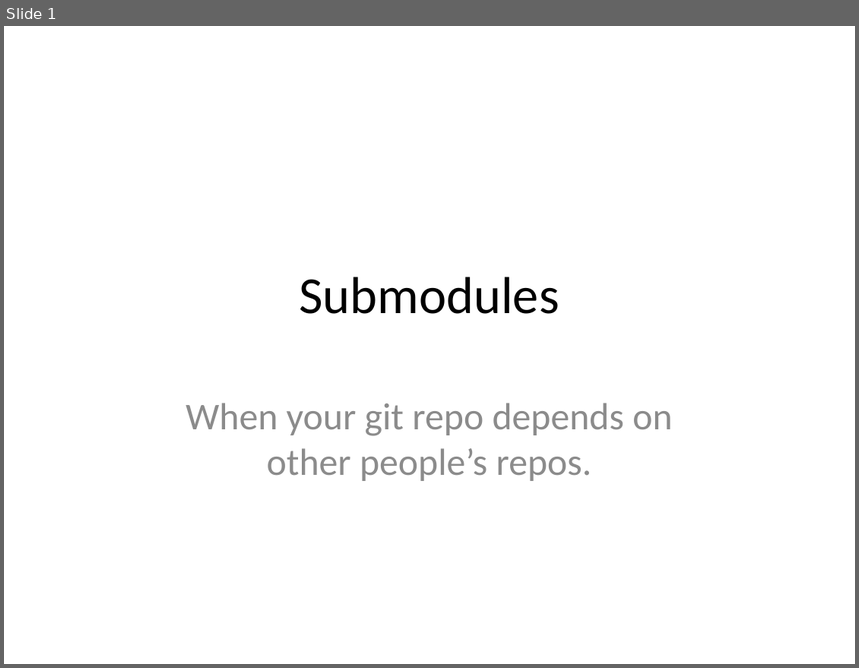
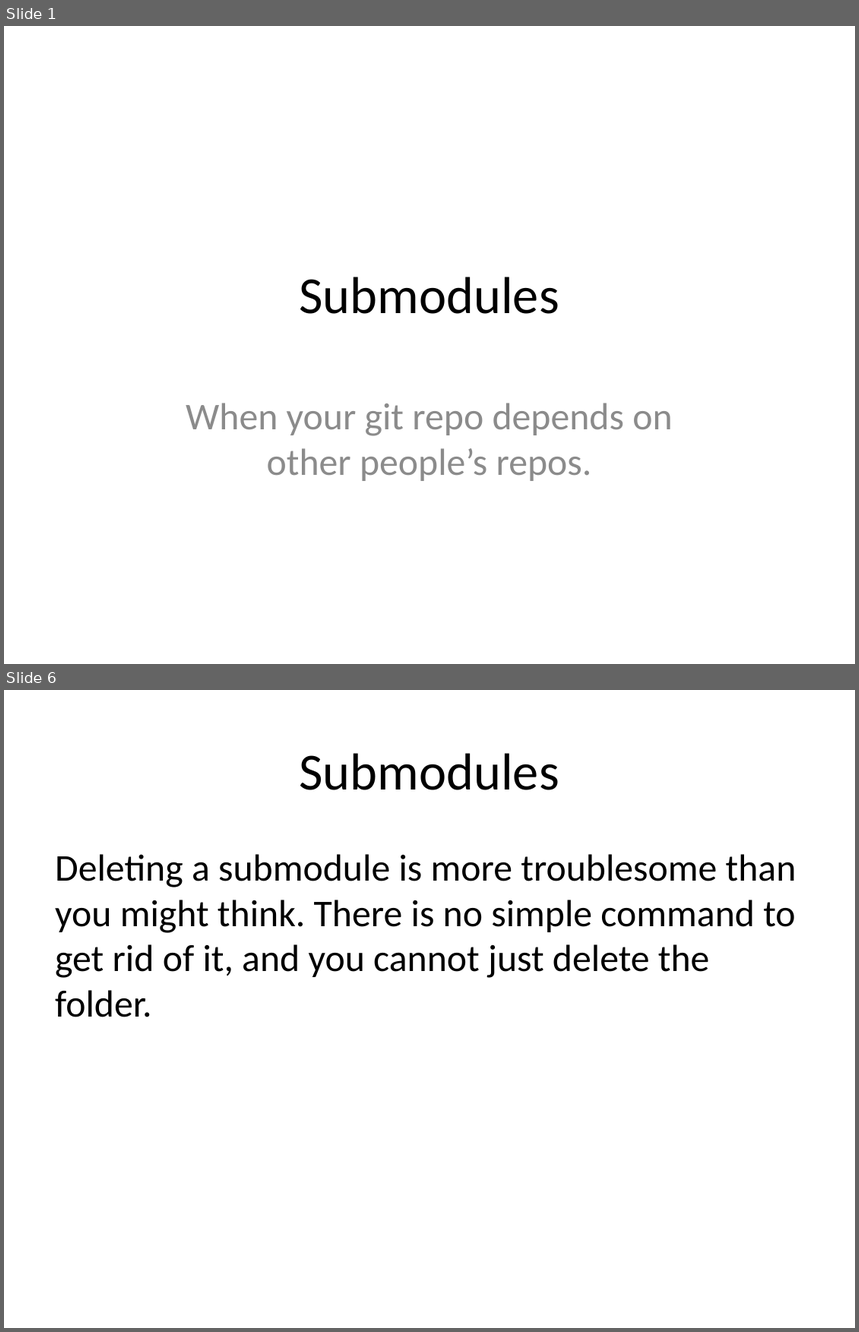
Before and after one commit to JaceTan/programming-notes, a slide deck: Submodules.pptx. Shown one above the other, each under a label of ours: slide 1 before the commit, slides 1 and 6 after it; the slides between them are not shown. The pictures are 859x668 and 859x1332 pixels, drawn with LibreOffice and Linux fonts; fonts in the diff are those of the drawing. Boxes give left, top, right and bottom in pixels: in the first picture for what was removed or moved away, otherwise in the second. Text is boxed around its words. In the diff, an @@ line names an element or a change of style, - is before the commit and + after.

```diff
--- a/Submodules.pptx
+++ b/Submodules.pptx
@@ slide 6 added at (4,690,855,1328), background #FFFFFF @@
@@ title added at (300,753,560,790), 44 pt, text #000000 @@
+Submodules
@@ text added at (55,854,797,1018), 32 pt, text #000000 @@
+Deleting a submodule is more troublesome than you might think. There is no simple command to get rid of it, and you cannot just delete the folder.
```
Also in this commit, not shown: 4 other slides added, 5 slides removed, 2 other files.
